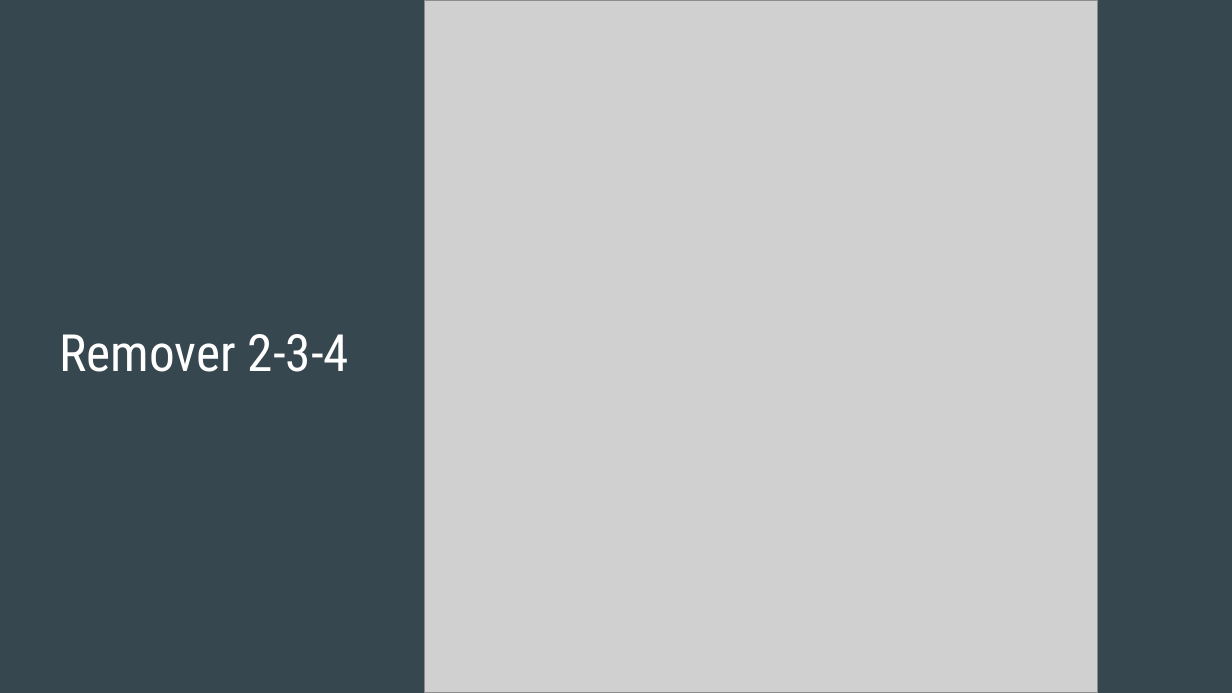
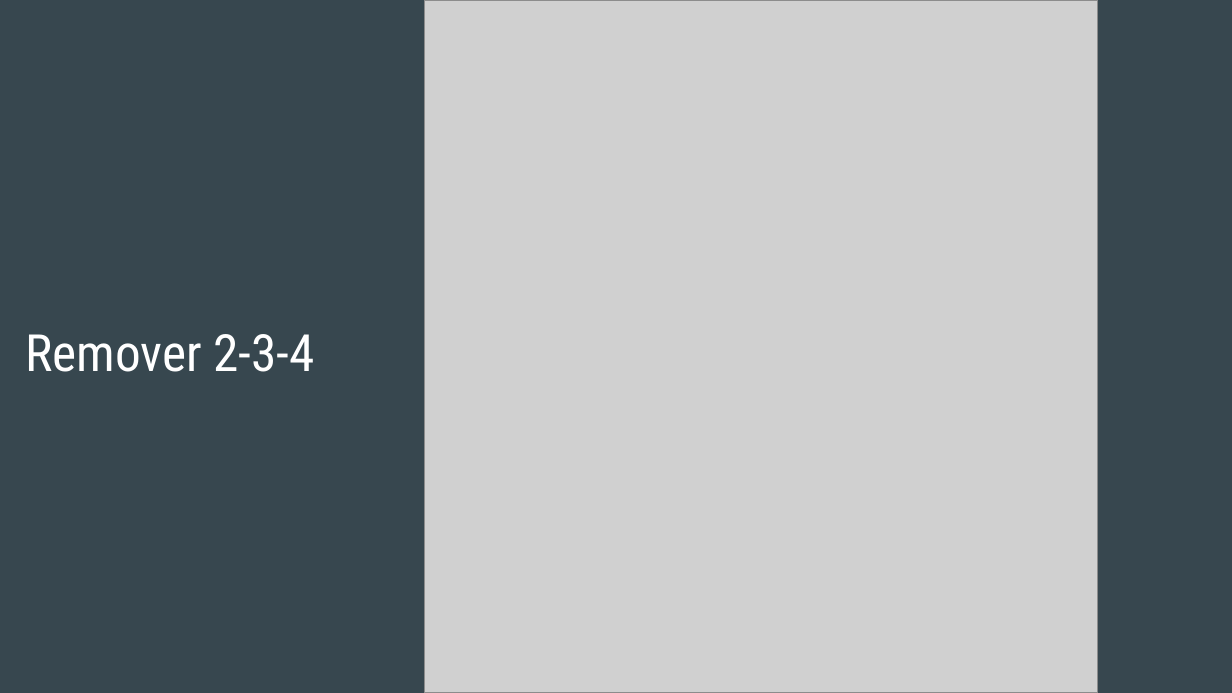
Before and after one commit to OsOperadores/ProjetoP2, a slide deck: slide 12 of Árvore 2-3-4/Árvore 2-3-4.pptx (slide 10 before the commit). Drawn at 1232x693 pixels with LibreOffice and Linux fonts; fonts in the diff are those of the drawing; grey boxes stand for pictures. Boxes give left, top, right and bottom in pixels: in the first picture for what was removed or moved away, otherwise in the second. Text is boxed around its words. In the diff, an @@ line names an element or a change of style, - is before the commit and + after.

```diff
--- a/Árvore 2-3-4/Árvore 2-3-4.pptx
+++ b/Árvore 2-3-4/Árvore 2-3-4.pptx
@@ title "Remover 2-3-4": place and size @@
-title "Remover 2-3-4" at bbox=[60, 334, 349, 372]
+title "Remover 2-3-4" at bbox=[25, 334, 315, 372]
```
Also in this commit, not shown: 10 other slides changed, 3 slides added, 1 slide removed.
